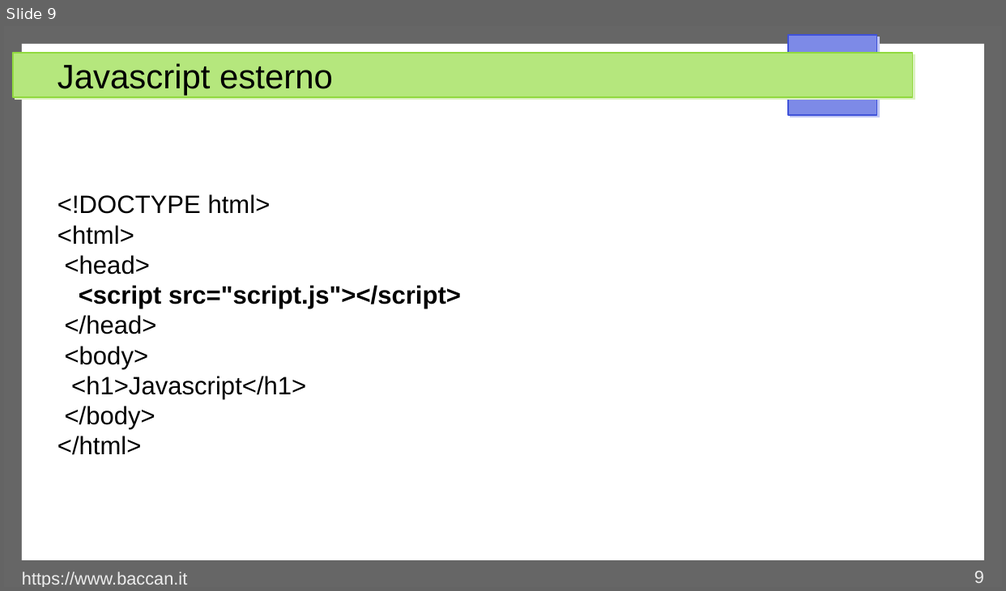
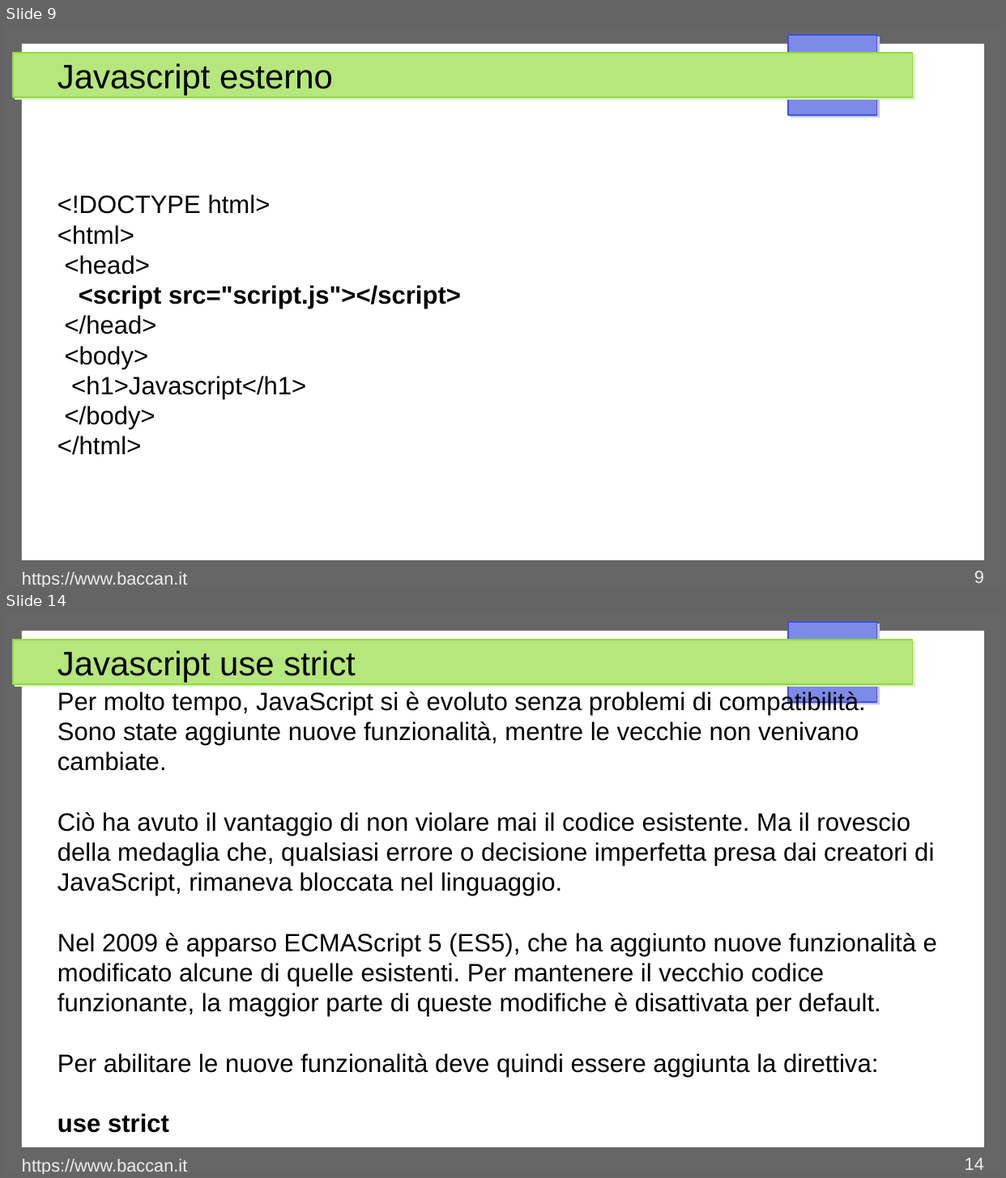
Before and after one commit to matteobaccan/CorsoJavascript, a slide deck: Chapter_Javascript.odp. Shown one above the other, each under a label of ours: slide 9 before the commit, slides 9 and 14 after it; the slides between them are not shown. The pictures are 1006x591 and 1006x1178 pixels, drawn with LibreOffice and Linux fonts; fonts in the diff are those of the drawing. Boxes give left, top, right and bottom in pixels: in the first picture for what was removed or moved away, otherwise in the second. Text is boxed around its words. In the diff, an @@ line names an element or a change of style, - is before the commit and + after.

Commit message:
Aggiunta esercizi

```diff
--- a/Chapter_Javascript.odp
+++ b/Chapter_Javascript.odp
@@ slide 14 added at (4, 613, 1002, 1174), background #FFFFFF; not listed: 4 template elements that a slide beside it also shows @@
@@ title added at (57, 650, 355, 682), 27 pt, text #000000 @@
+Javascript use strict
@@ text added at (57, 690, 937, 1133), 20 pt, text #000000 @@
+Per molto tempo, JavaScript si è evoluto senza problemi di compatibilità.
+Sono state aggiunte nuove funzionalità, mentre le vecchie non venivano cambiate.
+Ciò ha avuto il vantaggio di non violare mai il codice esistente. Ma il rovescio della medaglia che, qualsiasi errore o decisione imperfetta presa dai creatori di JavaScript, rimaneva bloccata nel linguaggio.
+Nel 2009 è apparso ECMAScript 5 (ES5), che ha aggiunto nuove funzionalità e modificato alcune di quelle esistenti. Per mantenere il vecchio codice funzionante, la maggior parte di queste modifiche è disattivata per default.
+Per abilitare le nuove funzionalità deve quindi essere aggiunta la direttiva:
+use strict
@@ text added at (22, 1159, 187, 1174), 14 pt, text #EEEEEE @@
+https://www.baccan.it
@@ page number added at (965, 1158, 984, 1170), 14 pt, text #EEEEEE @@
+14
```
Also in this commit, not shown: 2 slides changed, 9 other slides added, 4 other files.
